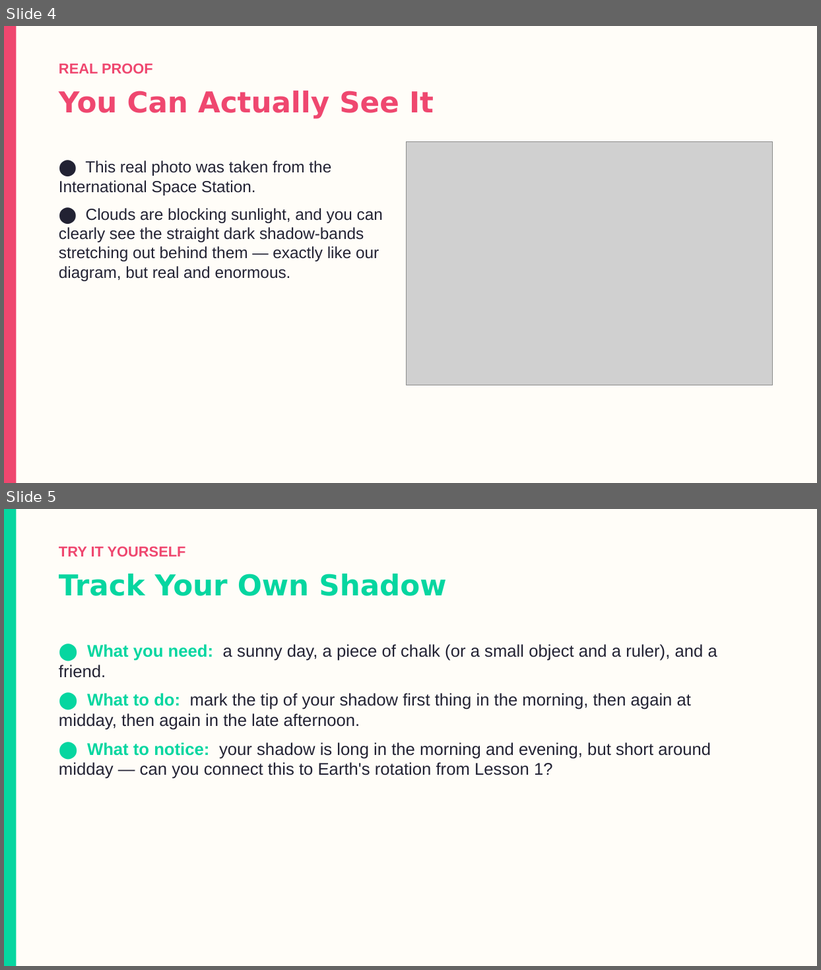
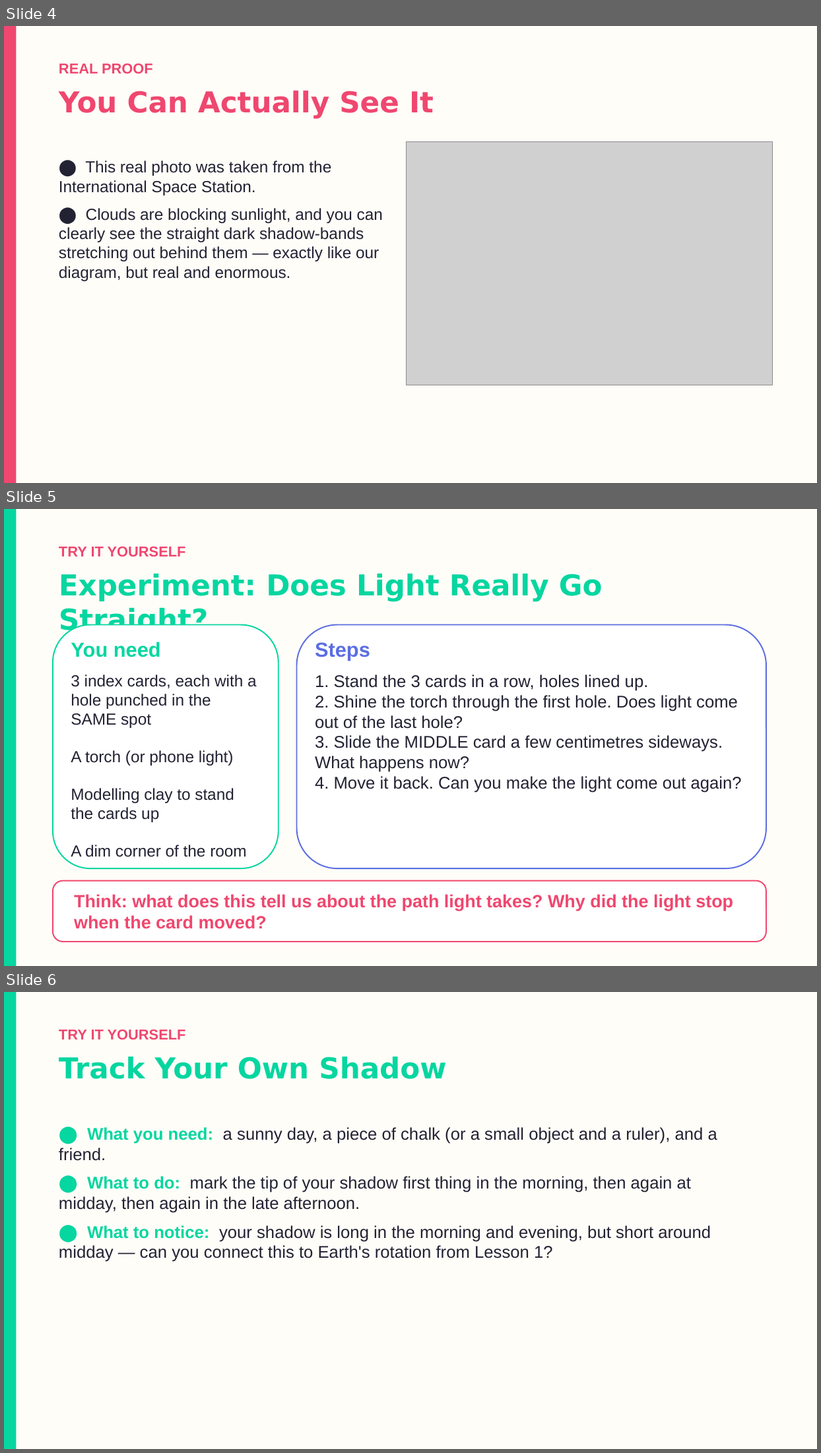
Before and after one commit to kalzei/seeh, a slide deck: materials/s2/isc/5.EN_S2ISC_Light_L4_StraightLinesAndShadows.pptx. Shown one above the other, each under a label of ours: slides 4 and 5 before the commit, slides 4, 5 and 6 after it. The pictures are 821x970 and 821x1453 pixels, drawn with LibreOffice and Linux fonts; fonts in the diff are those of the drawing; grey boxes stand for pictures. Boxes give left, top, right and bottom in pixels: in the first picture for what was removed or moved away, otherwise in the second. Text is boxed around its words. In the diff, an @@ line names an element or a change of style, - is before the commit and + after.

```diff
--- a/materials/s2/isc/5.EN_S2ISC_Light_L4_StraightLinesAndShadows.pptx
+++ b/materials/s2/isc/5.EN_S2ISC_Light_L4_StraightLinesAndShadows.pptx
@@ slide 5 added at [4,509,817,966], background #FFFDF8 @@
@@ rectangle added at [4,509,16,966], fill #06D6A0 @@
@@ text added at [59,547,186,557], 17 pt, text #EF476F, bold @@
+TRY IT YOURSELF
@@ text added at [59,574,603,636], 34 pt, text #06D6A0, bold @@
+Experiment: Does Light Really Go Straight?
@@ rounded rectangle added at [53,625,279,869], fill #FFFFFF, outline #06D6A0 1.5 pt @@
@@ rounded rectangle added at [297,625,766,869], fill #FFFFFF, outline #5B6EE1 1.5 pt @@
@@ text added at [71,642,161,657], 24 pt, text #06D6A0, bold @@
+You need
@@ text added at [315,642,370,661], 24 pt, text #5B6EE1, bold @@
+Steps
@@ text added at [71,675,257,857], 19 pt, text #222233 @@
+3 index cards, each with a hole punched in the SAME spot
+A torch (or phone light)
+Modelling clay to stand the cards up
+A dim corner of the room
@@ text added at [315,675,742,793], 20 pt, text #222233 @@
+1. Stand the 3 cards in a row, holes lined up.
+2. Shine the torch through the first hole. Does light come out of the last hole?
+3. Slide the MIDDLE card a few centimetres sideways. What happens now?
+4. Move it back. Can you make the light come out again?
@@ rounded rectangle added at [53,881,766,942], fill #FFFFFF, outline #EF476F 1.5 pt @@
@@ text added at [74,894,733,929], 21 pt, text #EF476F, bold @@
+Think: what does this tell us about the path light takes? Why did the light stop when the card moved?
@@ what was slide 5 is now slide 6 @@
```
Also in this commit, not shown: 1 slide changed, 4 other slides added, 9 other files.
